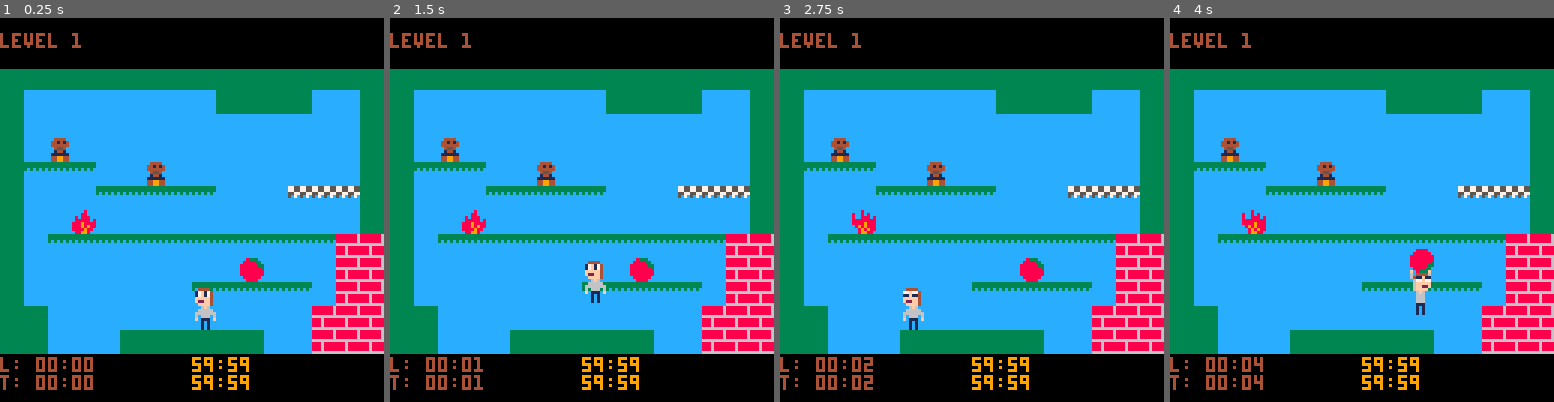
Above: before the commit, frames 1-4 (left to right).
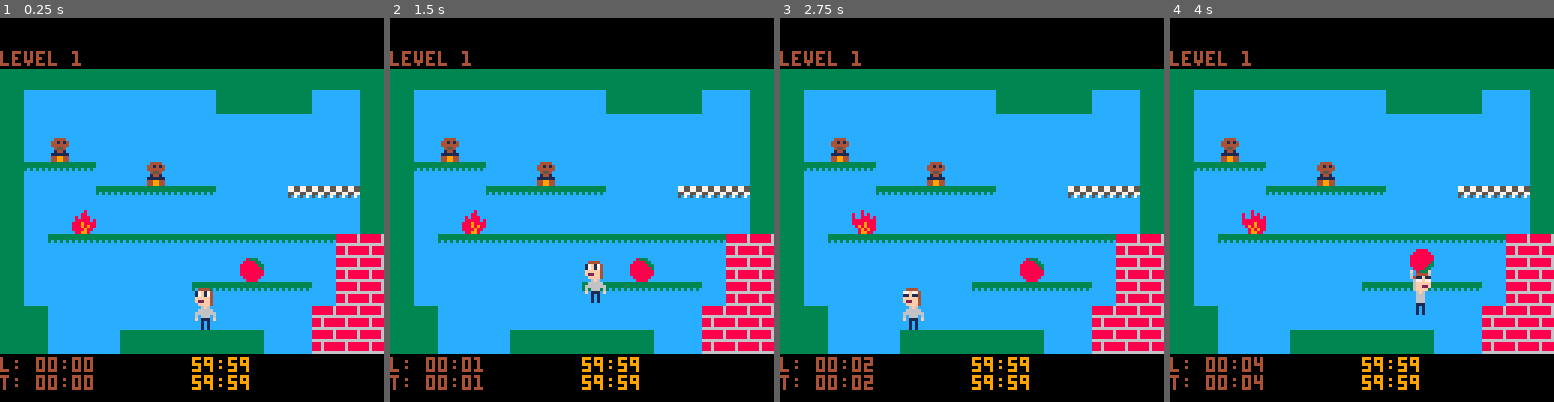
Above: after the commit, the same moments.

Repository: aksommerville/sitter8
Game: PICO-8 cartridge src/sitter.p8
Same seed, same stepped clock (60 frames per second), same inputs: the game is played once before the commit and once after it.
Inputs:
- Up to frame 1 (0.25 s): no input
- Up to frame 2 (1.5 s): tap O (Z key) at 0.33, 0.7, 1.43 s; tap X (X key) at 1.07 s
- Up to frame 3 (2.75 s): hold Left 1.97-2.37 s; tap X (X key) at 2.07, 2.4, 2.73 s; tap O (Z key) at 2.22 s; hold Down from 2.42 s (still down)
- Up to frame 4 (4 s): release Down at 2.82 s; hold Right 2.87-3.53 s; tap X (X key) at 3.07, 3.4, 3.73 s; tap O (Z key) at 3.1, 3.98 s; hold Up from 3.58 s (still down)

The runs differ from the first frame. In frame 1, 0.6% of the frame differs, in the area x 0-22%, y 3-13%; in frame 2, 0.6%; in frame 3, 0.6%; in frame 4, 0.6%.

Commit message:
splashes

Diff:
--- a/src/draw.lua
+++ b/src/draw.lua
@@ -1,6 +1,5 @@
 function draw_world()
   map(0,0,0,16,16,12)
-
   for sprite in all(sprites) do
     if (sprite.draw) then
       sprite.draw(sprite)
@@ -16,23 +15,32 @@
   end
 end
 
-function reprtime(f,s,m)
-  if (s<10) s="0"..s
-  if (m<10) m="0"..m
-  return m..":"..s
-end
-
 function draw_gameover()
   rectfill(0,16,128,112,1)
-  --todo
+  print("game over",47,50,7)
+  print("thanks for playing!",24,66,6)
+  print("press jump to play again",16,72,6)
 end
 
 function draw_levelwrap()
   if (deadbaby) then
     rectfill(0,16,128,112,8)
+    print("failure!",50,60,7)
   else
     rectfill(0,16,128,112,3)
+    print("success!",50,35,7)
+    print("level time: "..reprtime(lt_f,lt_s,lt_m),29,58,6)
+    print("    record: "..reprtime(lr_f,lr_s,lr_m),29,64,6)
+    print("total so far: "..reprtime(tt_f,tt_s,tt_m),21,74,6)
+    print("      record: "..reprtime(tr_f,tr_s,tr_m),21,80,6)
+    print("losses: "..losscount,45,90,6)
   end
+end
+
+function reprtime(f,s,m)
+  if (s<10) s="0"..s
+  if (m<10) m="0"..m
+  return m..":"..s
 end
 
 function draw_chrome()
@@ -42,6 +50,5 @@
   print("t: "..reprtime(tt_f,tt_s,tt_m),0,119,4)
   print(reprtime(lr_f,lr_s,lr_m),64,113,9)
   print(reprtime(tr_f,tr_s,tr_m),64,119,9)
-  print("level "..mapid,0,5,4)
-  --print("another thing",0,11,4)
+  print("level "..mapid,0,11,4)
 end
--- a/src/global.lua
+++ b/src/global.lua
@@ -1,4 +1,3 @@
-
 hwvv={
   0,
   1,1,1,
@@ -20,3 +19,35 @@
 levelwrap=false
 losscount=0
 deadbaby=false
+
+function _init()
+  cartdata("sitter_hi_scores")
+  reinit()
+end
+
+function _update()
+  if (gameover) then
+    if (btnp(4)) then
+      reinit()
+    end
+  elseif (levelwrap) then
+    if (btnp(4)) then
+      levelwrap=false
+      if (deadbaby) mapid-=1
+      next_map()
+    end
+  else
+    world_update()
+  end
+end
+
+function _draw()
+  if (gameover) then
+    draw_gameover()
+  elseif (levelwrap) then
+    draw_levelwrap()
+  else
+    draw_world()
+  end
+  draw_chrome()
+end
--- a/src/sitter.p8
+++ b/src/sitter.p8
@@ -11,39 +11,6 @@
 #include sprite.lua
 #include rules.lua
 #include draw.lua
-
-function _init()
-  cartdata("sitter_hi_scores")
-  reinit()
-end
-
-function _update()
-  if (gameover) then
-    if (btnp(4)) then
-      reinit()
-    end
-  elseif (levelwrap) then
-    if (btnp(4)) then
-      levelwrap=false
-      if (deadbaby) mapid-=1
-      next_map()
-    end
-  else
-    world_update()
-  end
-end
-
-function _draw()
-  if (gameover) then
-    draw_gameover()
-  elseif (levelwrap) then
-    draw_levelwrap()
-  else
-    draw_world()
-  end
-  draw_chrome()
-end
-
 __gfx__
 cccccccc3333333333333333cccccccc888888867755775500000000000000000000000000000000000000000000000000000000000000000000000000000000
 cc8c8ccc3333333333333333cccccccc888888867755775500000000000000000000000000000000000000000000000000000000000000000000000000000000
Not shown, changed: Makefile
Not shown, changed: README.md
